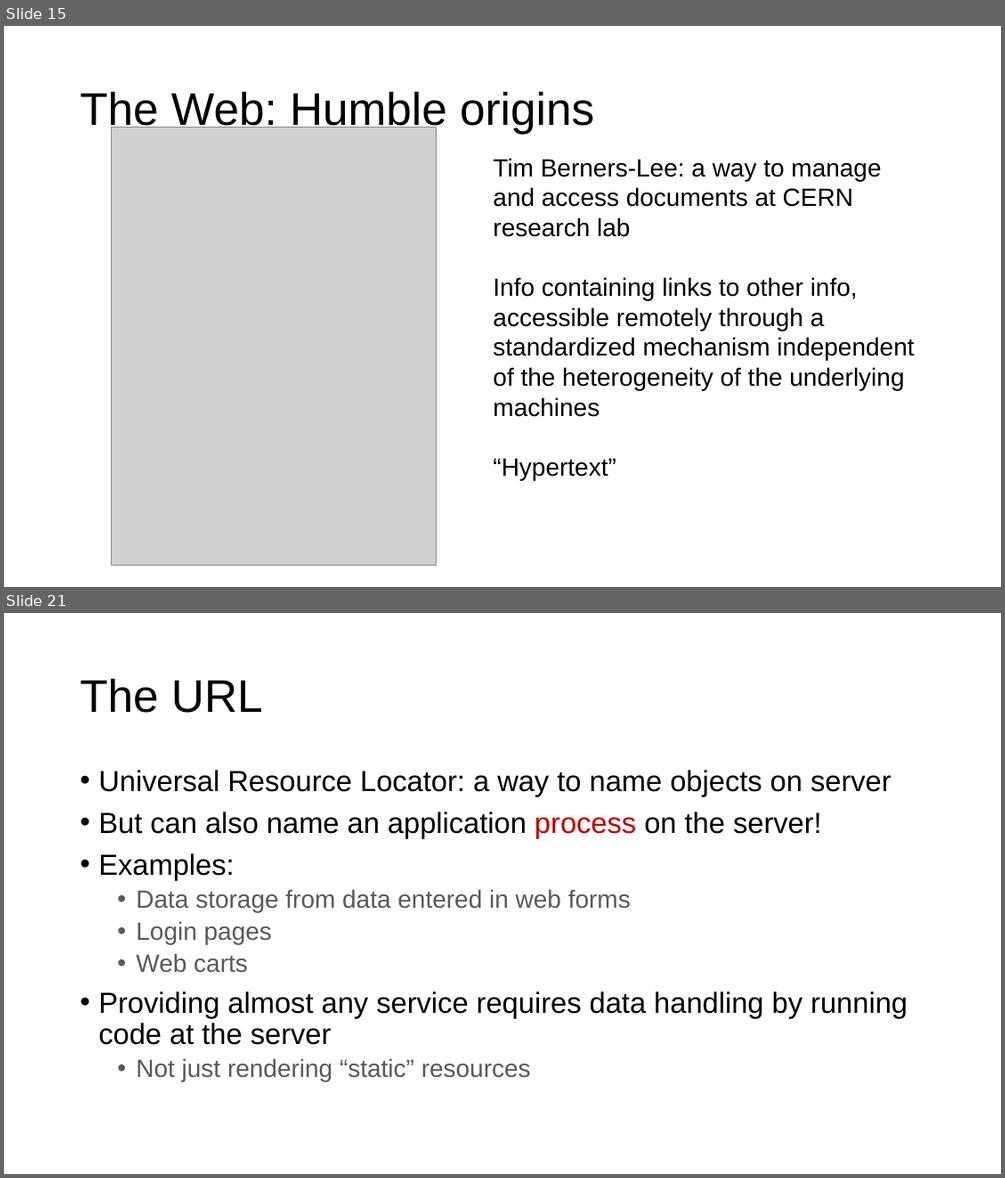
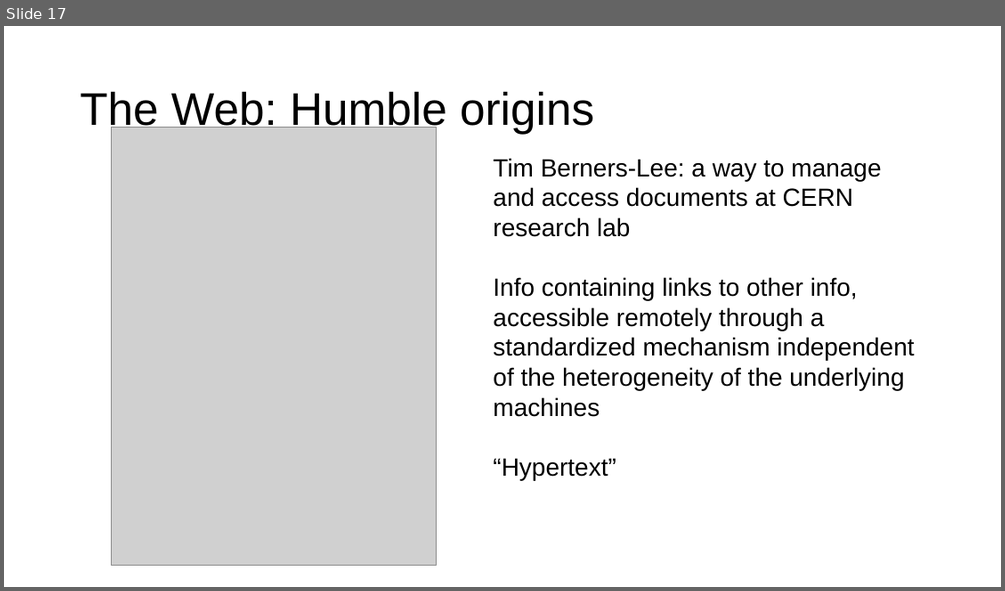
Before and after one commit to ngsrinivas/coursegen, a slide deck: ex/352-F24/staging/352-F24/lectures/05-app-dns-http.pptx. Shown one above the other, each under a label of ours: slides 15 and 21 before the commit, slide 17 after it; the slides between them are not shown. The pictures are 1005x1178 and 1005x591 pixels, drawn with LibreOffice and Linux fonts; fonts in the diff are those of the drawing; grey boxes stand for pictures. Boxes give left, top, right and bottom in pixels: in the first picture for what was removed or moved away, otherwise in the second. Text is boxed around its words. In the diff, an @@ line names an element or a change of style, - is before the commit and + after.

```diff
--- a/ex/352-F24/staging/352-F24/lectures/05-app-dns-http.pptx
+++ b/ex/352-F24/staging/352-F24/lectures/05-app-dns-http.pptx
@@ slide 21 removed at box(4, 613, 1001, 1174), background #FFFFFF @@
@@ title removed at box(80, 678, 263, 713) @@
-The URL
@@ text removed at box(98, 770, 907, 1081) @@
-• Universal Resource Locator: a way to name objects on server
-• But can also name an application process on the server!
-• Examples:
-  • Data storage from data entered in web forms
-  • Login pages
-  • Web carts
-• Providing almost any service requires data handling by running code at the server
-  • Not just rendering “static” resources
@@ what was slide 15 is now slide 17 @@
```
Also in this commit, not shown: 15 other slides removed, 4 other files.
